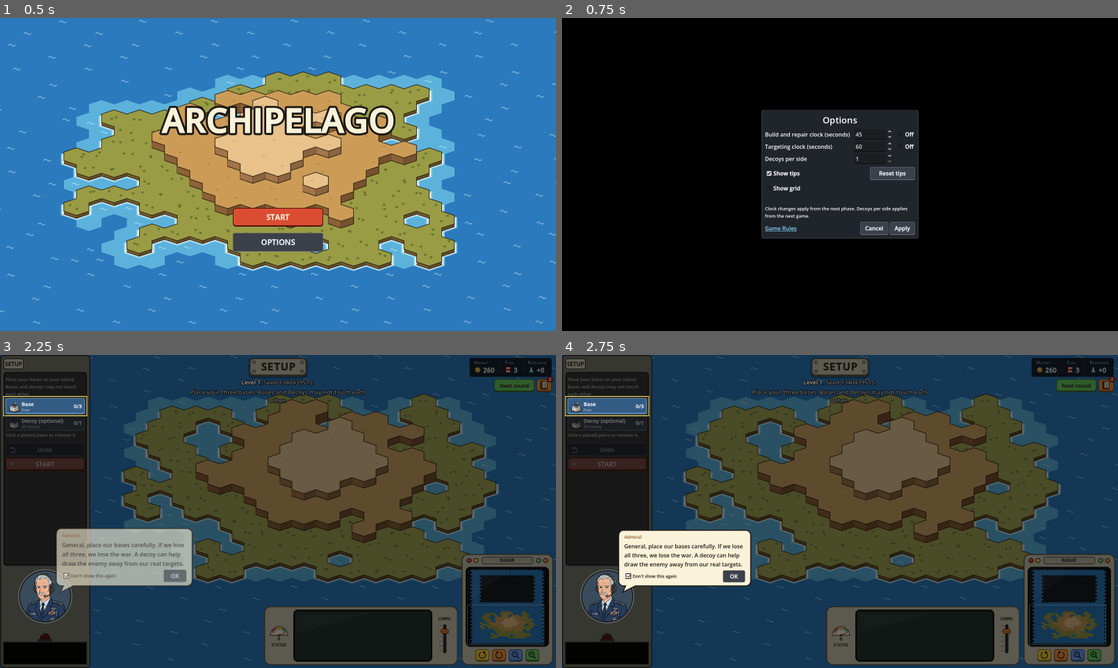
Above: before the commit, frames 1-4 (two rows, left to right).
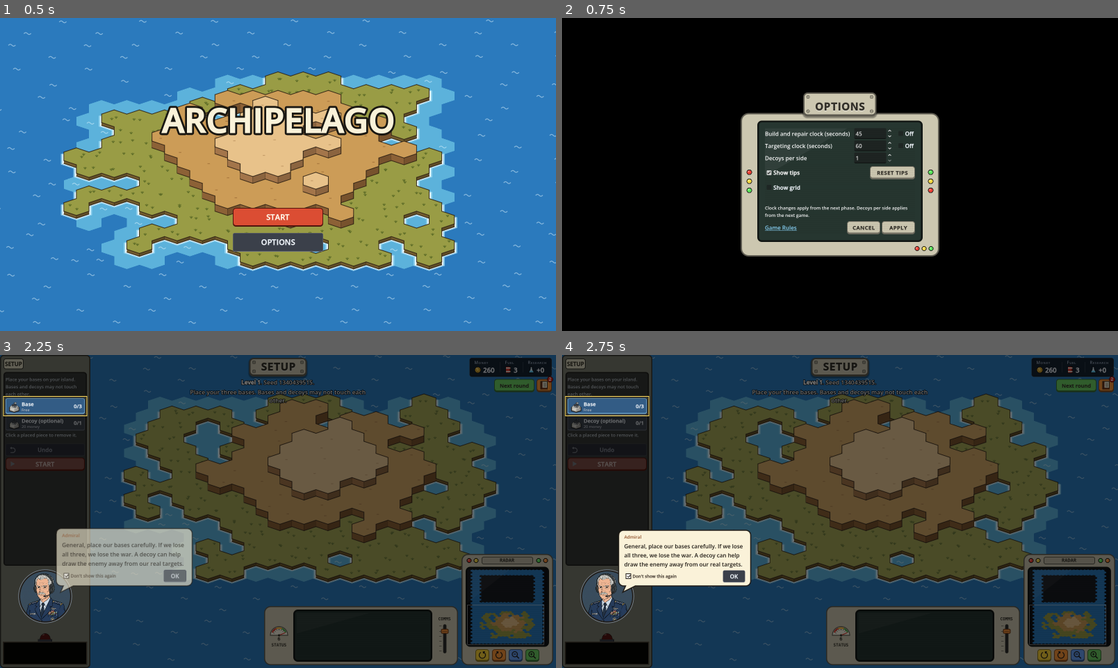
Above: after the commit, the same moments.

Repository: abeuscher/archipelago-game
Game: Godot game, scene res://game/title.tscn
Same seed, same stepped clock (60 frames per second), same inputs: the game is played once before the commit and once after it.
Inputs:
- Up to frame 1 (0.5 s): no input
- Up to frame 2 (0.75 s): click "OPTIONS" at 0.5 s
- Up to frame 3 (2.25 s): click "Cancel" (after the commit: "CANCEL") at 1.25 s; click "START" at 2 s
- Up to frame 4 (2.75 s): no input

Frame 1 is identical in both runs. In frame 2, 9.0% of the frame differs, in the area x 32-68%, y 23-77%; in frame 3, less than 0.1%; in frame 4, nothing differs.

Commit message:
Pause menu as a beige monitor with a PAUSED plate and coloured Resume, Options and Quit keys; Options and Game Rules on the same screen
Co-Authored-By: Claude Opus 5.5 <noreply@anthropic.com>

Diff:
--- a/game/esc_menu.gd
+++ b/game/esc_menu.gd
@@ -5,6 +5,7 @@
 extends Control
 
 const UserSettings = preload("res://game/user_settings.gd")
+const DevicePanel = preload("res://game/device_panel.gd")
 
 signal settings_changed(s: Dictionary)
 signal quit_requested
@@ -25,6 +26,7 @@
 var _rules_label: RichTextLabel
 var rules_text: String = ""      ## the Game Rules page, set by the game (rules_text.gd)
 var options_only: bool = false   ## title screen: no pause menu; leaving Options closes it
+var _plate_label: Label          ## the plate on top: PAUSED, OPTIONS or GAME RULES
 
 
 func _ready() -> void:
@@ -41,25 +43,48 @@
 	var center := CenterContainer.new()
 	center.set_anchors_and_offsets_preset(Control.PRESET_FULL_RECT)
 	add_child(center)
+	# A beige monitor like the rest of the hardware: a screwed-on plate on
+	# top, lights down each side, the menu on its screen.
+	var unit_col := VBoxContainer.new()
+	unit_col.add_theme_constant_override("separation", -10)
+	center.add_child(unit_col)
+	var plate: Array = DevicePanel.title_plate()
+	_plate_label = plate[2]
+	plate[0].z_index = 1
+	unit_col.add_child(plate[0])
 	var panel := PanelContainer.new()
-	panel.custom_minimum_size = Vector2(420, 0)
-	center.add_child(panel)
+	panel.add_theme_stylebox_override("panel", DevicePanel.box(DevicePanel.BEZEL, DevicePanel.BEZEL_EDGE, 4, 22, [14, 22, 14, 12]))
+	unit_col.add_child(panel)
+	var body := VBoxContainer.new()
+	body.add_theme_constant_override("separation", 8)
+	panel.add_child(body)
+	var row_unit := HBoxContainer.new()
+	row_unit.add_theme_constant_override("separation", 12)
+	body.add_child(row_unit)
+	row_unit.add_child(_light_column([DevicePanel.LEDS[0], DevicePanel.LEDS[1], DevicePanel.LEDS[2]]))
 	var stack := VBoxContainer.new()
-	panel.add_child(stack)
+	stack.add_theme_constant_override("separation", 0)
+	var screen := DevicePanel._screen(stack, 22)
+	screen.size_flags_horizontal = Control.SIZE_EXPAND_FILL
+	row_unit.add_child(screen)
+	row_unit.add_child(_light_column([DevicePanel.LEDS[2], DevicePanel.LEDS[1], DevicePanel.LEDS[0]]))
+	var foot := HBoxContainer.new()
+	foot.alignment = BoxContainer.ALIGNMENT_END
+	foot.add_child(DevicePanel._leds([DevicePanel.LEDS[0], DevicePanel.LEDS[1], DevicePanel.LEDS[2]]))
+	body.add_child(foot)
 
 	_main_box = VBoxContainer.new()
-	_main_box.add_theme_constant_override("separation", 10)
+	_main_box.add_theme_constant_override("separation", 14)
+	_main_box.custom_minimum_size = Vector2(300, 0)
 	stack.add_child(_main_box)
-	_main_box.add_child(_heading("Paused"))
-	_main_box.add_child(_button("Resume", close_menu))
-	_main_box.add_child(_button("Options", _show_options))
-	_main_box.add_child(_button("Quit", func(): quit_requested.emit()))
+	_main_box.add_child(_menu_key("RESUME", "play", Color(0.42, 0.80, 0.38), close_menu))
+	_main_box.add_child(_menu_key("OPTIONS", "gear", Color(0.98, 0.82, 0.22), _show_options))
+	_main_box.add_child(_menu_key("QUIT", "exit", Color(0.90, 0.36, 0.22), func(): quit_requested.emit()))
 
 	_opts_box = VBoxContainer.new()
 	_opts_box.add_theme_constant_override("separation", 8)
 	_opts_box.visible = false
 	stack.add_child(_opts_box)
-	_opts_box.add_child(_heading("Options"))
 	var grid := GridContainer.new()
 	grid.columns = 3
 	grid.add_theme_constant_override("h_separation", 12)
@@ -115,7 +140,6 @@
 	_rules_box.add_theme_constant_override("separation", 8)
 	_rules_box.visible = false
 	stack.add_child(_rules_box)
-	_rules_box.add_child(_heading("Game Rules"))
 	var scroll := ScrollContainer.new()
 	scroll.custom_minimum_size = Vector2(680, 520)
 	scroll.horizontal_scroll_mode = ScrollContainer.SCROLL_MODE_DISABLED
@@ -180,6 +204,7 @@
 	if options_only:
 		close_menu()
 		return
+	_plate_label.text = "PAUSED"
 	_main_box.visible = true
 	_opts_box.visible = false
 	_rules_box.visible = false
@@ -187,6 +212,7 @@
 
 func _show_rules() -> void:
 	_rules_label.text = rules_text
+	_plate_label.text = "GAME RULES"
 	_main_box.visible = false
 	_opts_box.visible = false
 	_rules_box.visible = true
@@ -202,6 +228,7 @@
 	_tips.button_pressed = bool(settings["show_tips"])
 	_grid.button_pressed = bool(settings["show_grid"])
 	_reset_note.text = ""
+	_plate_label.text = "OPTIONS"
 	_rules_box.visible = false
 	_main_box.visible = false
 	_opts_box.visible = true
@@ -227,20 +254,82 @@
 	_reset_note.text = "Tips reset. They will show again from the beginning."
 
 
-func _heading(text: String) -> Label:
-	var l := Label.new()
-	l.text = text
-	l.horizontal_alignment = HORIZONTAL_ALIGNMENT_CENTER
-	l.add_theme_font_size_override("font_size", 26)
-	return l
-
-
+## A smaller key for the Options and Rules screens (Apply, Cancel, Back).
 func _button(text: String, action: Callable) -> Button:
 	var b := Button.new()
-	b.text = text
-	b.custom_minimum_size = Vector2(0, 38)
+	b.text = text.to_upper()
+	b.focus_mode = Control.FOCUS_NONE
+	b.custom_minimum_size = Vector2(96, 38)
+	DevicePanel.style_key(b, DevicePanel.BEZEL)
+	_key_text(b, 15)
 	b.pressed.connect(action)
 	return b
+
+
+## A big coloured key on the pause screen, with its icon at the left.
+func _menu_key(text: String, icon: String, color: Color, action: Callable) -> Button:
+	var b := Button.new()
+	b.text = text
+	b.focus_mode = Control.FOCUS_NONE
+	b.custom_minimum_size = Vector2(300, 56)
+	DevicePanel.style_key(b, color)
+	_key_text(b, 24)
+	var glyph := Control.new()
+	glyph.mouse_filter = Control.MOUSE_FILTER_IGNORE
+	glyph.position = Vector2(12, 8)
+	glyph.size = Vector2(36, 36)
+	glyph.draw.connect(func(): _draw_icon(glyph, icon, glyph.size / 2.0, color))
+	b.add_child(glyph)
+	b.pressed.connect(action)
+	return b
+
+
+func _key_text(b: Button, size_px: int) -> void:
+	var f := FontVariation.new()
+	f.base_font = ThemeDB.fallback_font
+	f.variation_embolden = 1.0
+	f.spacing_glyph = 1
+	b.add_theme_font_override("font", f)
+	b.add_theme_font_size_override("font_size", size_px)
+	for c in ["font_color", "font_hover_color", "font_pressed_color", "font_hover_pressed_color", "font_focus_color"]:
+		b.add_theme_color_override(c, DevicePanel.PLATE_INK)
+
+
+## Icons on the menu keys: a play triangle, a gear, a door with an arrow.
+static func _draw_icon(ci: CanvasItem, kind: String, c: Vector2, key_color: Color) -> void:
+	var ink := DevicePanel.PLATE_INK
+	match kind:
+		"play":
+			ci.draw_colored_polygon(PackedVector2Array([c + Vector2(-8, -11), c + Vector2(11, 0), c + Vector2(-8, 11)]), ink)
+		"gear":
+			for k in 8:
+				var a := TAU * k / 8.0
+				var d := Vector2(cos(a), sin(a))
+				var side := Vector2(-d.y, d.x)
+				ci.draw_colored_polygon(PackedVector2Array([c + d * 8 - side * 3, c + d * 13 - side * 2.5,
+					c + d * 13 + side * 2.5, c + d * 8 + side * 3]), ink)
+			ci.draw_circle(c, 9.5, ink)
+			ci.draw_circle(c, 4.0, key_color)
+		"exit":
+			ci.draw_rect(Rect2(c + Vector2(-12, -12), Vector2(14, 24)), ink, false, 3.0)
+			ci.draw_line(c + Vector2(-4, 0), c + Vector2(11, 0), ink, 3.5)
+			ci.draw_colored_polygon(PackedVector2Array([c + Vector2(13, 0), c + Vector2(6, -7), c + Vector2(6, 7)]), ink)
+
+
+## A column of indicator lights beside the screen.
+static func _light_column(colors: Array) -> Control:
+	var c := Control.new()
+	c.custom_minimum_size = Vector2(22, 0)
+	c.draw.connect(func():
+		var step := 26.0
+		var y0 := c.size.y / 2.0 - step * (colors.size() - 1) / 2.0
+		for i in colors.size():
+			var p := Vector2(c.size.x / 2.0, y0 + step * i)
+			c.draw_circle(p, 8.0, Color(0.15, 0.15, 0.14))
+			c.draw_circle(p, 6.0, colors[i])
+			c.draw_circle(p + Vector2(-2, -2), 1.8, Color(1, 1, 1, 0.6)))
+	c.resized.connect(c.queue_redraw)
+	return c
 
 
 func _spin() -> SpinBox:
Not shown, changed: ASSUMPTIONS.md
